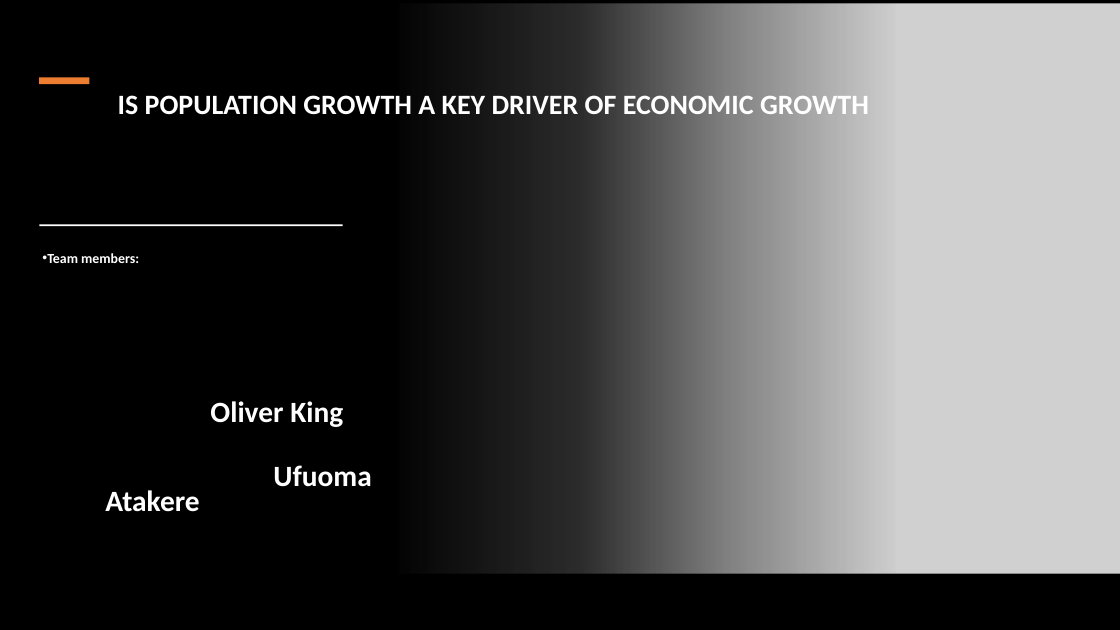
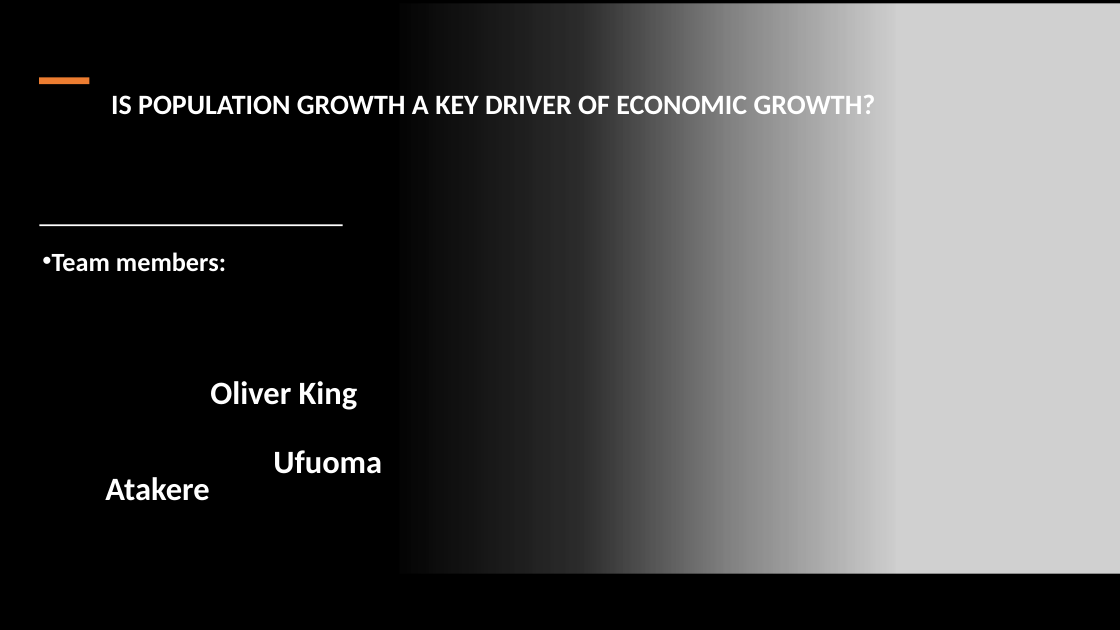
Before and after one commit to oli124/Project3_OliverK_UfuomaA, a slide deck: slide 1 of Project 3 Oliver King and Ufuoma Atakere-ufilolo.pptx. Drawn at 1120x630 pixels with LibreOffice and Linux fonts; fonts in the diff are those of the drawing; grey boxes stand for pictures. Boxes give left, top, right and bottom in pixels: in the first picture for what was removed or moved away, otherwise in the second. Text is boxed around its words. In the diff, an @@ line names an element or a change of style, - is before the commit and + after.

```diff
--- a/Project 3 Oliver King and Ufuoma Atakere-ufilolo.pptx
+++ b/Project 3 Oliver King and Ufuoma Atakere-ufilolo.pptx
@@ title at [111, 91, 876, 121]: text changed @@
-IS POPULATION GROWTH A KEY DRIVER OF ECONOMIC GROWTH
+IS POPULATION GROWTH A KEY DRIVER OF ECONOMIC GROWTH?
@@ text "Team members:" at [52, 252, 382, 474]: size 11.9 to 22.5 pt in "Team members:"; size 25.2 to 27.9 pt in "Oliver King", "Ufuoma Atakere" @@
```
Also in this commit, not shown: 5 other slides changed, 2 slides added, 3 slides removed, 1 other file.
